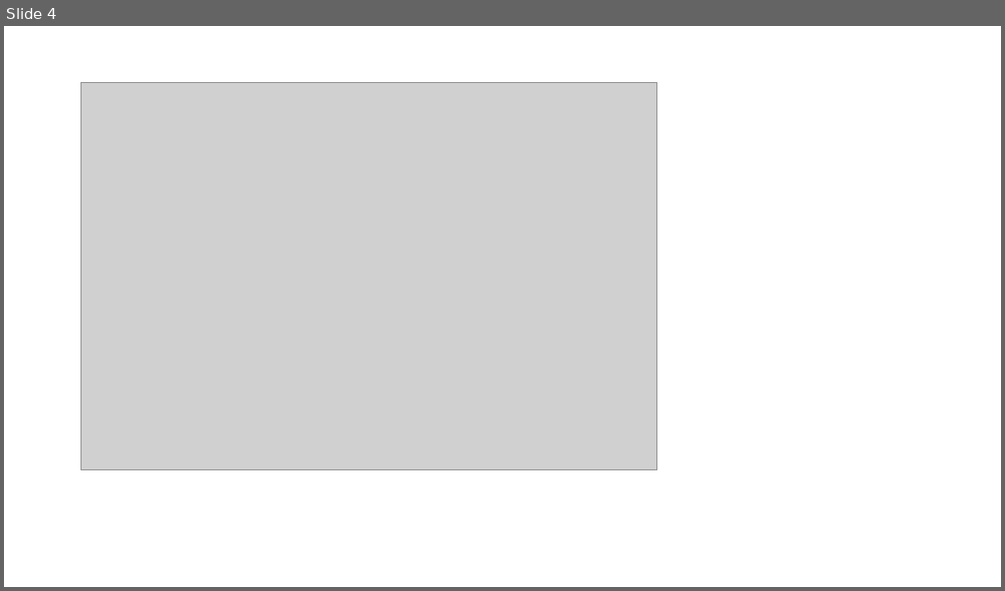
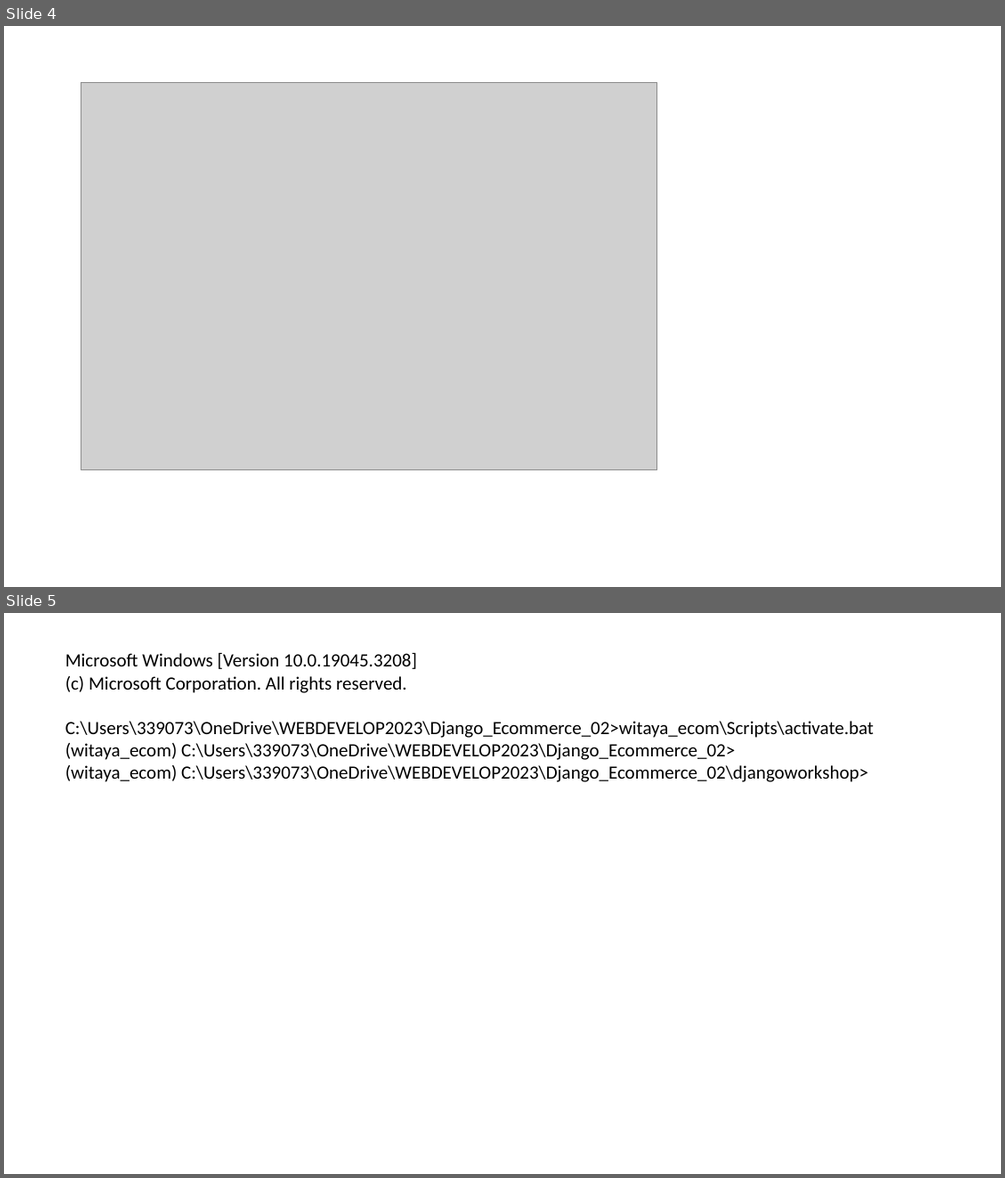
Before and after one commit to Witaya252525/Djanko_workshop, a slide deck: MEMO Djano Ecommerce.pptx. Shown one above the other, each under a label of ours: slide 4 before the commit, slides 4 and 5 after it. The pictures are 1005x591 and 1005x1178 pixels, drawn with LibreOffice and Linux fonts; fonts in the diff are those of the drawing; grey boxes stand for pictures. Boxes give left, top, right and bottom in pixels: in the first picture for what was removed or moved away, otherwise in the second. Text is boxed around its words. In the diff, an @@ line names an element or a change of style, - is before the commit and + after.

```diff
--- a/MEMO Djano Ecommerce.pptx
+++ b/MEMO Djano Ecommerce.pptx
@@ slide 5 added at bbox=[4, 613, 1001, 1174], background #FFFFFF @@
@@ text added at bbox=[65, 652, 874, 782], 18 pt, text #000000 @@
+Microsoft Windows [Version 10.0.19045.3208]
+(c) Microsoft Corporation. All rights reserved.
+C:\Users\339073\OneDrive\WEBDEVELOP2023\Django_Ecommerce_02>witaya_ecom\Scripts\activate.bat
+(witaya_ecom) C:\Users\339073\OneDrive\WEBDEVELOP2023\Django_Ecommerce_02>
+(witaya_ecom) C:\Users\339073\OneDrive\WEBDEVELOP2023\Django_Ecommerce_02\djangoworkshop>
```
Also in this commit, not shown: 1 other slide added, 2 other files.
